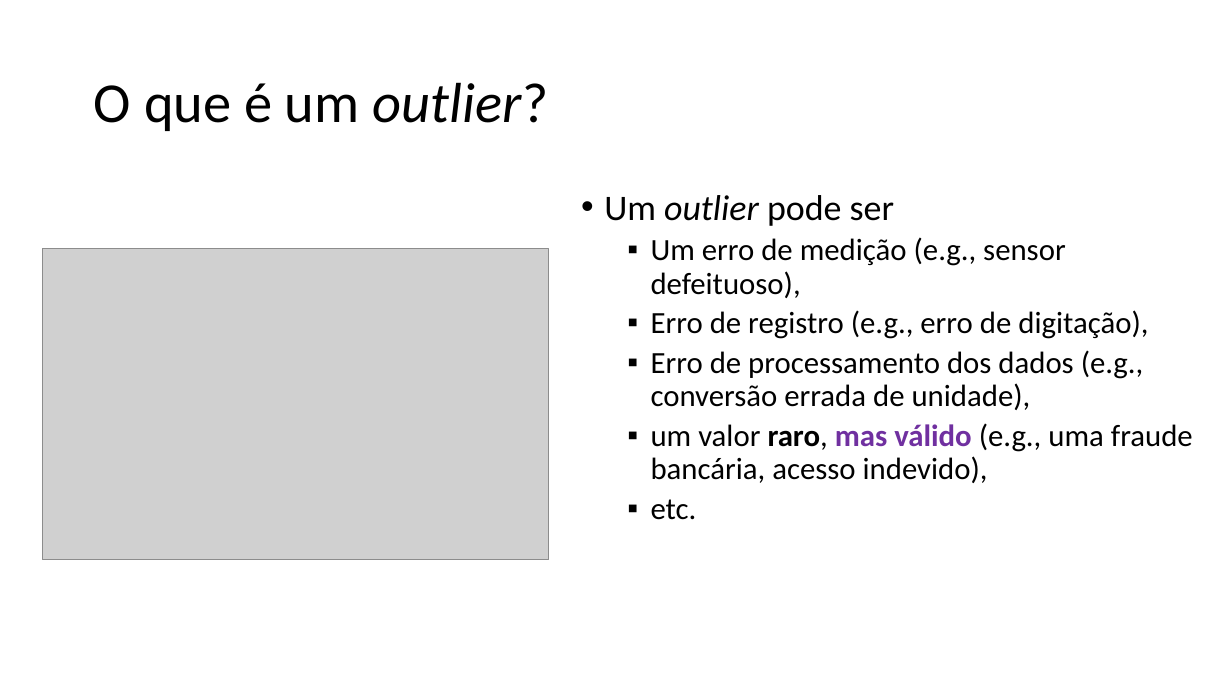
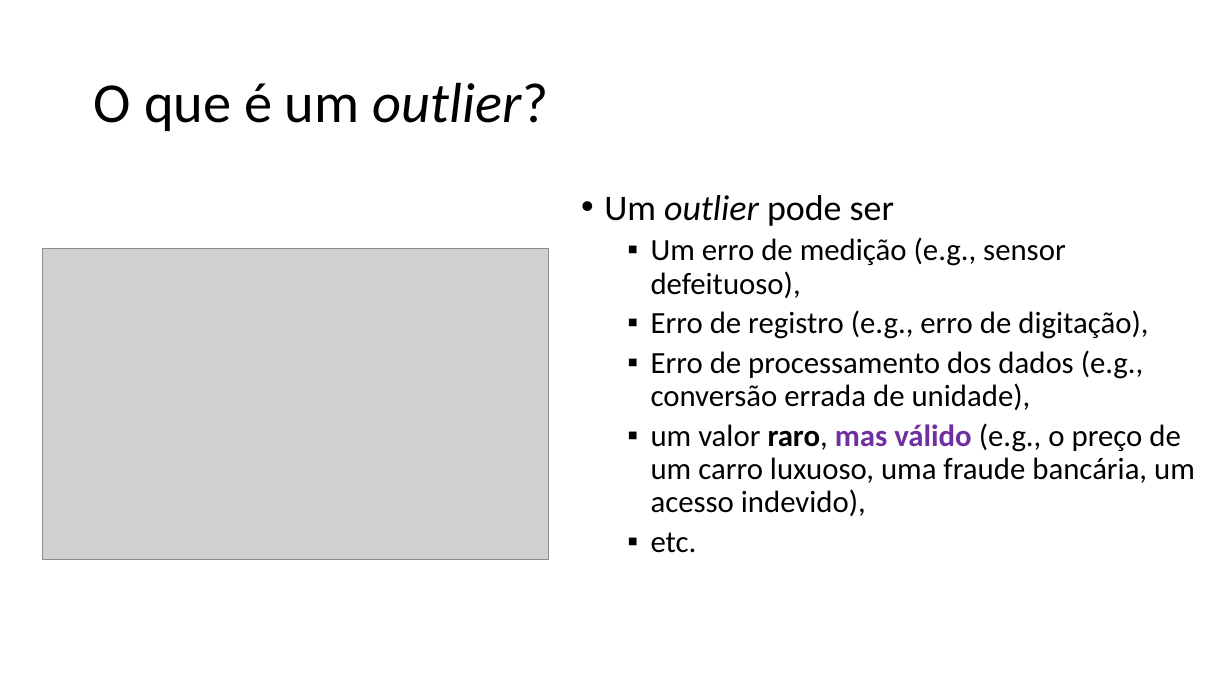
Before and after one commit to zz4fap/c24_inteligencia_artificial, a slide deck: slide 26 of slides/C24_EDA.pptx (slide 23 before the commit). Drawn at 1232x693 pixels with LibreOffice and Linux fonts; fonts in the diff are those of the drawing; grey boxes stand for pictures. Boxes give left, top, right and bottom in pixels: in the first picture for what was removed or moved away, otherwise in the second. Text is boxed around its words. In the diff, an @@ line names an element or a change of style, - is before the commit and + after.

```diff
--- a/slides/C24_EDA.pptx
+++ b/slides/C24_EDA.pptx
@@ text at <box>651,423,1195,516</box>: text changed @@
-  ▪ um valor raro, mas válido (e.g., uma fraude bancária, acesso indevido),
+  ▪ um valor raro, mas válido (e.g., o preço de um carro luxuoso, uma fraude bancária, um acesso indevido),
```
Also in this commit, not shown: 16 other slides changed, 3 slides added, 1 other file.
